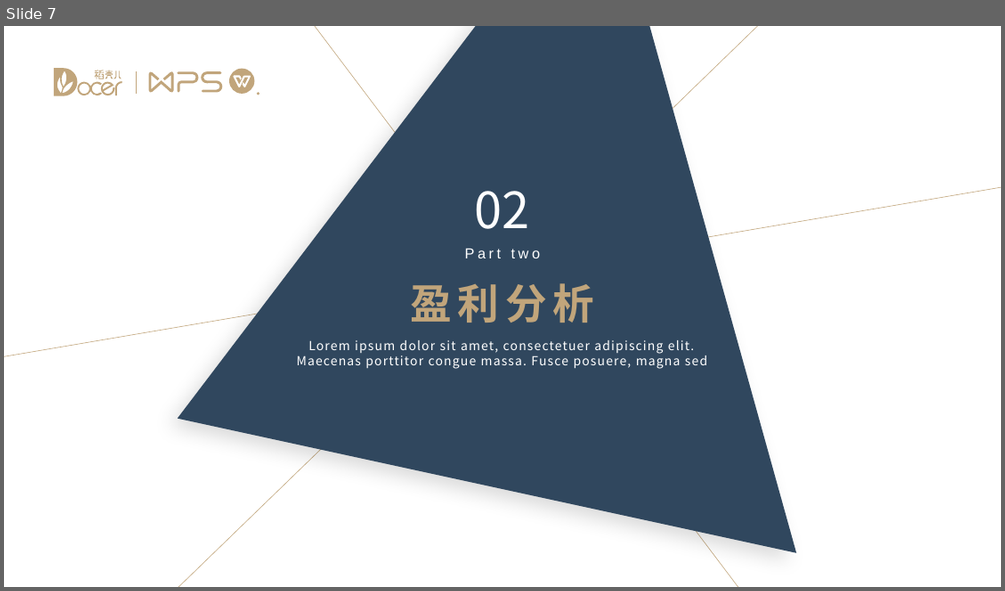
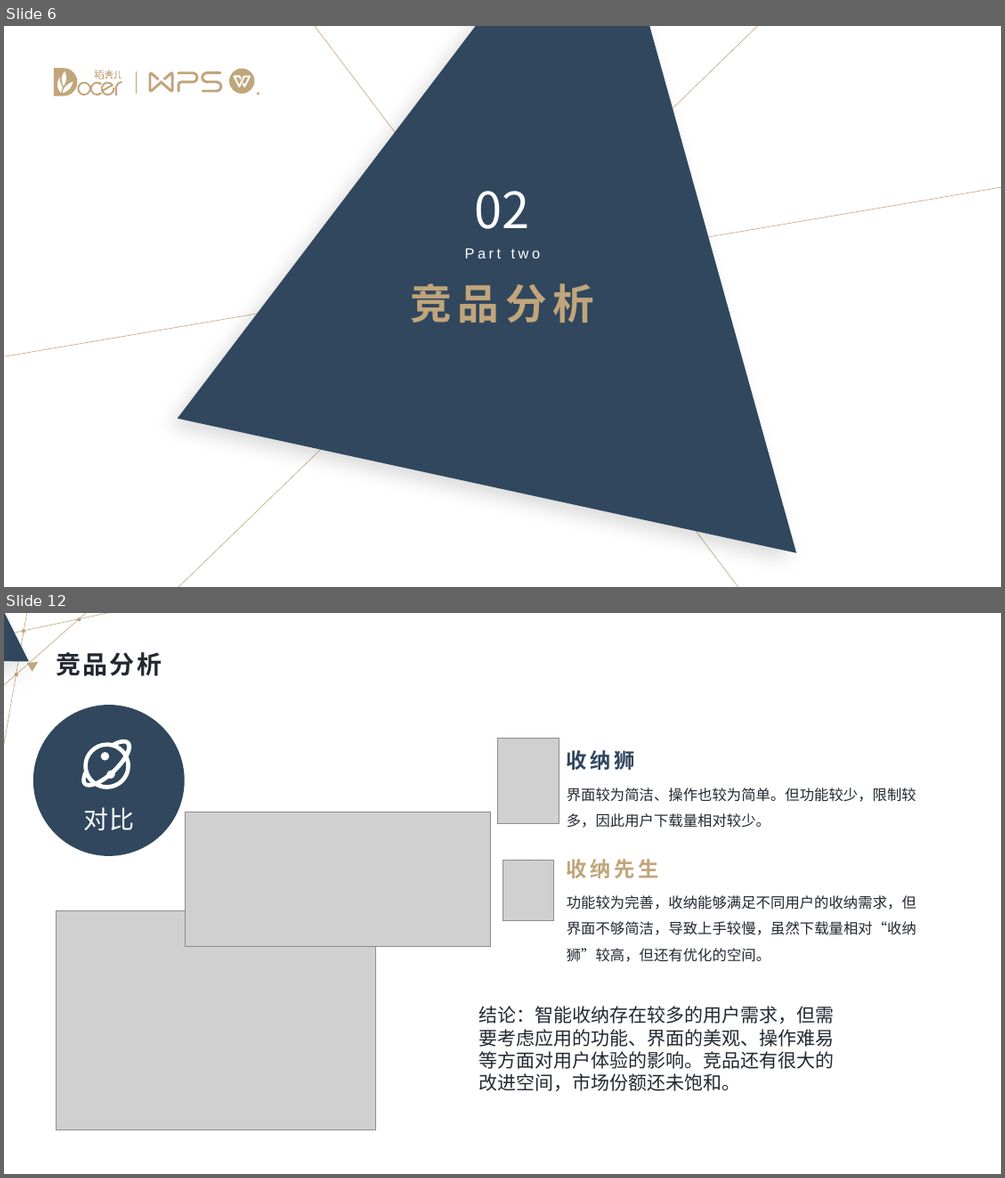
Before and after one commit to android-app-development-course/2024-Spring-Computer-1-EasyStoring, a slide deck: 开发文档/收纳易产品方案分析.pptx. Shown one above the other, each under a label of ours: slide 7 before the commit, slides 6 and 12 after it; the slides between them are not shown. The pictures are 1005x591 and 1005x1178 pixels, drawn with LibreOffice and Linux fonts; fonts in the diff are those of the drawing; grey boxes stand for pictures. Boxes give left, top, right and bottom in pixels: in the first picture for what was removed or moved away, otherwise in the second. Text is boxed around its words. In the diff, an @@ line names an element or a change of style, - is before the commit and + after.

```diff
--- a/开发文档/收纳易产品方案分析.pptx
+++ b/开发文档/收纳易产品方案分析.pptx
@@ slide 12 added at (4, 613, 1001, 1174), background #FFFFFF @@
@@ line added from (30, 613) to (4, 757), #C1A57B 0.5 pt @@
@@ line added from (94, 613) to (4, 700), #C1A57B 0.5 pt @@
@@ line added from (117, 613) to (4, 650), #C1A57B 0.5 pt @@
@@ freeform shape added at (4, 613, 32, 692), fill #30475E @@
@@ ellipse added at (22, 629, 26, 633), fill #C1A57B @@
@@ ellipse added at (77, 617, 81, 622), fill #C1A57B @@
@@ freeform shape added at (27, 658, 41, 673), fill #C1A57B @@
@@ title added at (56, 652, 162, 676), 24 pt, text #222831, bold @@
+竞品分析
@@ ellipse added at (14, 673, 18, 677), fill #C1A57B @@
@@ ellipse added at (33, 705, 184, 856), fill #30475E @@
@@ freeform shape added at (81, 739, 132, 789), fill #FFFFFF @@
@@ picture added at (498, 738, 559, 823) @@
@@ text added at (566, 750, 635, 770), 20 pt, text #30475E, bold @@
+收纳狮
@@ text added at (566, 787, 916, 827), 14 pt, text #222831 @@
+界面较为简洁、操作也较为简单。但功能较少，限制较多，因此用户下载量相对较少。
@@ text added at (83, 807, 134, 831), 24 pt, text #FFFFFF @@
+对比
@@ picture added at (185, 811, 490, 947) @@
@@ picture added at (503, 860, 554, 920) @@
@@ ellipse added at (504, 859, 552, 907), fill #C1A57B @@
@@ text added at (566, 859, 659, 878), 20 pt, text #C1A57B, bold @@
+收纳先生
@@ text added at (566, 895, 916, 962), 14 pt, text #222831 @@
+功能较为完善，收纳能够满足不同用户的收纳需求，但界面不够简洁，导致上手较慢，虽然下载量相对“收纳狮”较高，但还有优化的空间。
@@ picture added at (56, 911, 376, 1130) @@
@@ text added at (478, 1005, 833, 1091), 18 pt, text #222831 @@
+结论：智能收纳存在较多的用户需求，但需要考虑应用的功能、界面的美观、操作难易等方面对用户体验的影响。竞品还有很大的改进空间，市场份额还未饱和。
@@ what was slide 7 is now slide 6 @@
@@ slide 6 changed as well @@
@@ text at (410, 283, 594, 322): text changed @@
-盈利分析
+竞品分析
@@ text removed at (297, 340, 707, 369) @@
-Lorem ipsum dolor sit amet, consectetuer adipiscing elit. Maecenas porttitor congue massa. Fusce posuere, magna sed
```
Also in this commit, not shown: 5 other slides changed, 15 other slides added, 10 slides removed, 2 other files.
